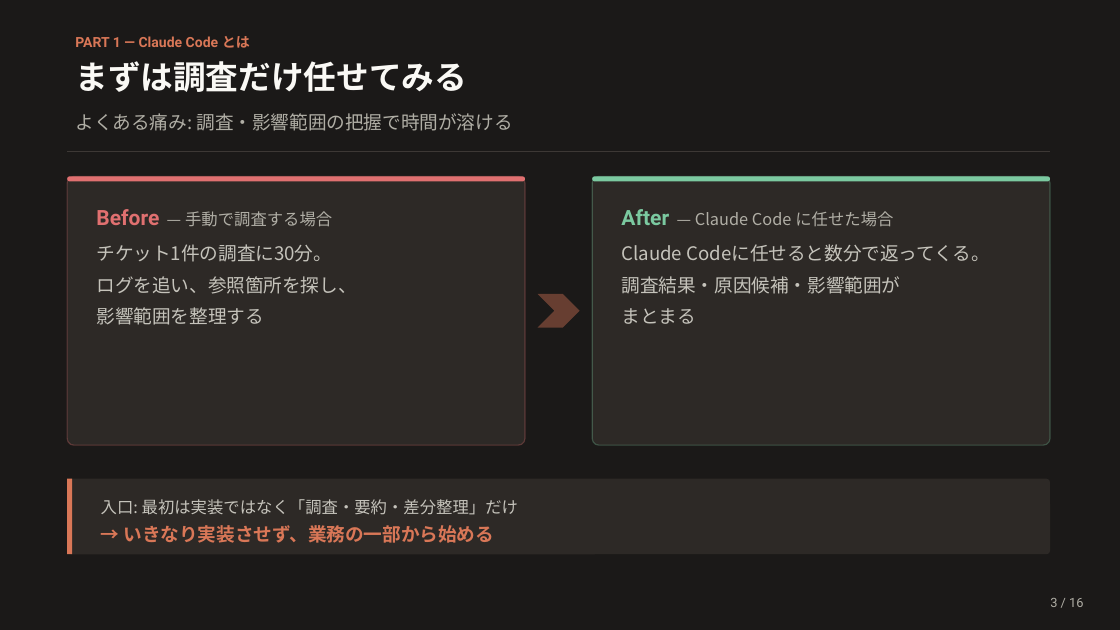
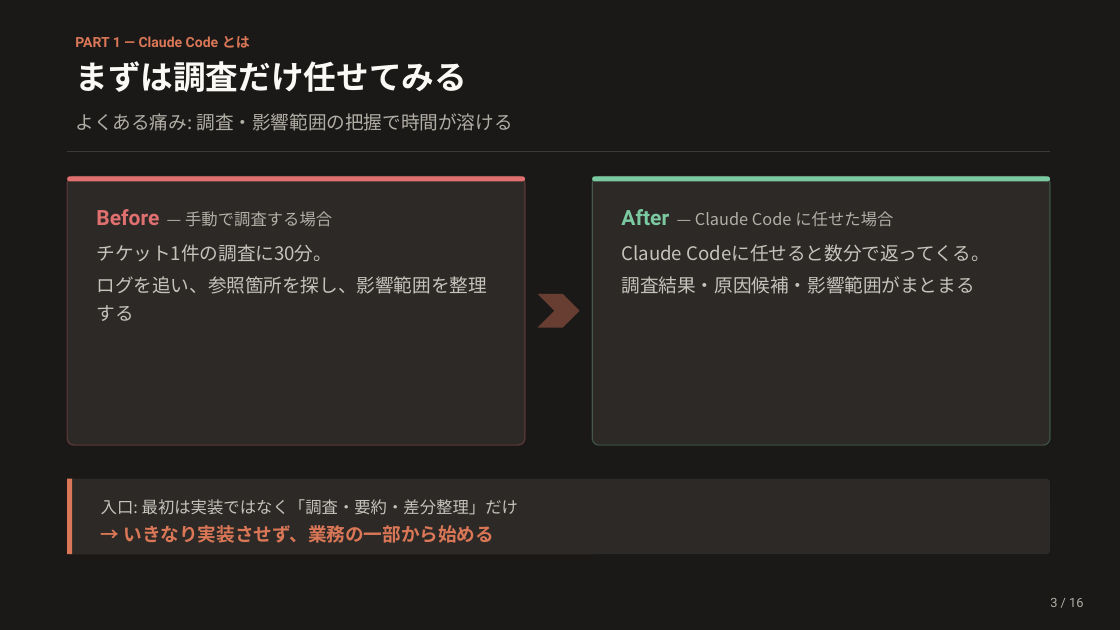
Before and after one commit to Ischca/zenn, a slide deck: slide 3 of slides/session1.pptx. Drawn at 1120x630 pixels with LibreOffice and Linux fonts; fonts in the diff are those of the drawing. Boxes give left, top, right and bottom in pixels: in the first picture for what was removed or moved away, otherwise in the second. Text is boxed around its words. In the diff, an @@ line names an element or a change of style, - is before the commit and + after.

```diff
--- a/slides/session1.pptx
+++ b/slides/session1.pptx
@@ text at <box>96,276,487,294</box>: text changed @@
-ログを追い、参照箇所を探し、
-影響範囲を整理する
+ログを追い、参照箇所を探し、影響範囲を整理する
@@ text at <box>621,276,974,294</box>: text changed @@
-調査結果・原因候補・影響範囲が
-まとまる
+調査結果・原因候補・影響範囲がまとまる
```
Also in this commit, not shown: 6 other slides changed, 1 other file.
